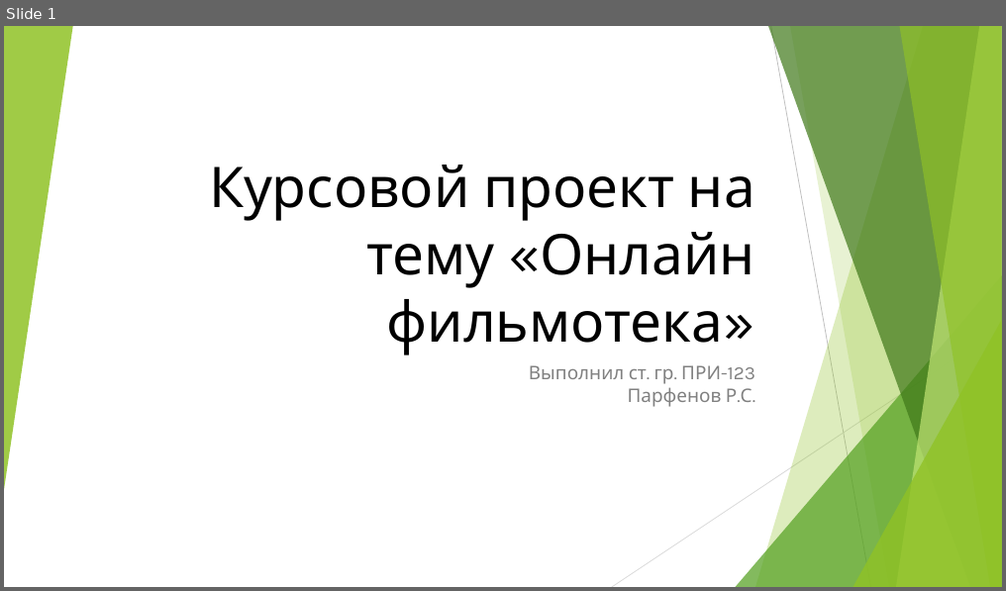
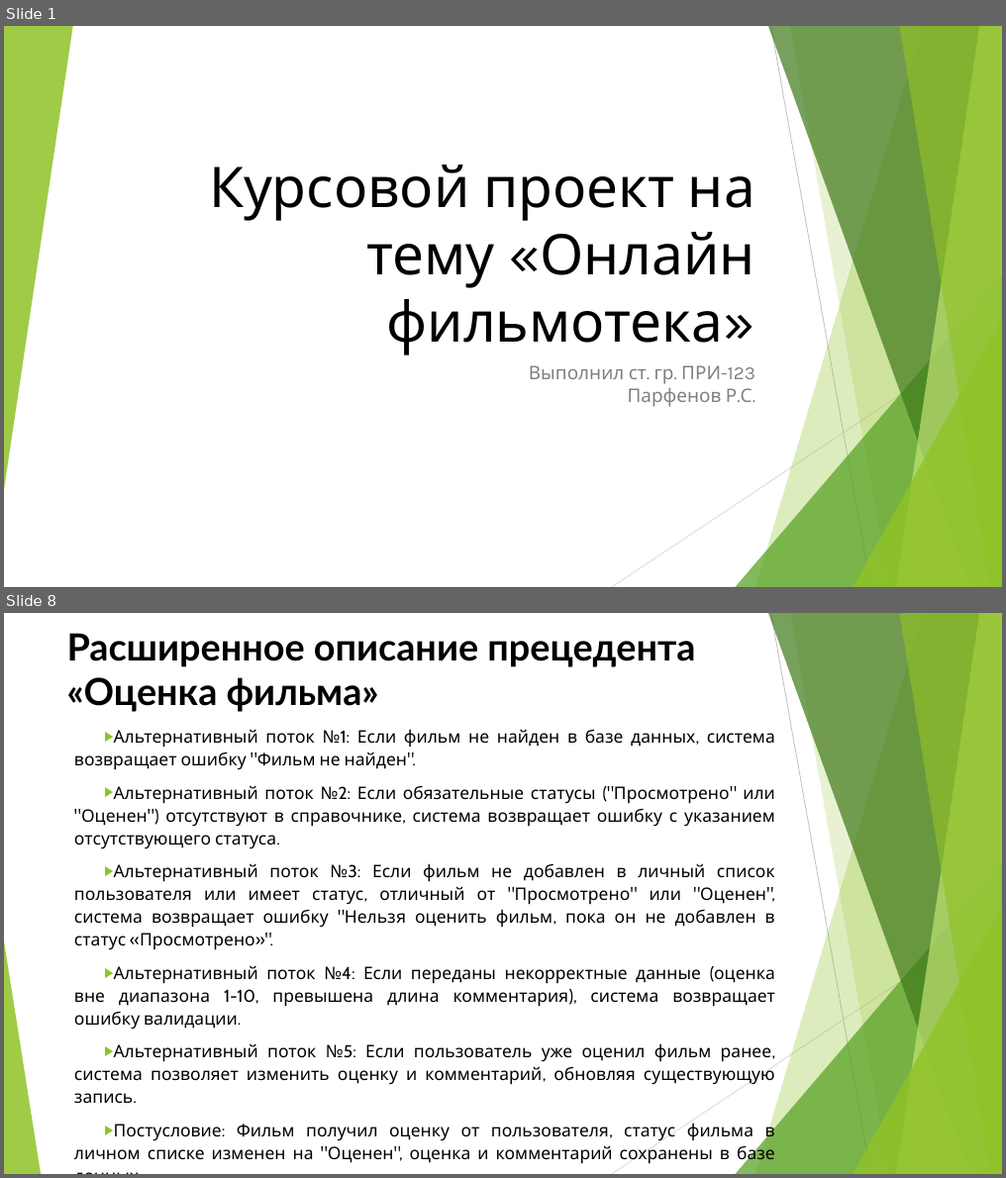
Before and after one commit to r0mbaa/OnlineMovies, a slide deck: Paperworks/Курсовой проект на тему «Онлайн фильмотека».pptx. Shown one above the other, each under a label of ours: slide 1 before the commit, slides 1 and 8 after it; the slides between them are not shown. The pictures are 1006x591 and 1006x1178 pixels, drawn with LibreOffice and Linux fonts; fonts in the diff are those of the drawing. Boxes give left, top, right and bottom in pixels: in the first picture for what was removed or moved away, otherwise in the second. Text is boxed around its words. In the diff, an @@ line names an element or a change of style, - is before the commit and + after.

```diff
--- a/Paperworks/Курсовой проект на тему «Онлайн фильмотека».pptx
+++ b/Paperworks/Курсовой проект на тему «Онлайн фильмотека».pptx
@@ slide 8 added at [4, 613, 1002, 1174], background #FFFFFF; not listed: 9 template elements that a slide beside it also shows @@
@@ title added at [67, 633, 695, 712], 36 pt, text #000000, bold @@
+Расширенное описание прецедента «Оценка фильма»
@@ text added at [74, 729, 775, 1165], 16.6 pt, text #000000 @@
+▶ Альтернативный поток №1: Если фильм не найден в базе данных, система возвращает ошибку "Фильм не найден".
+▶ Альтернативный поток №2: Если обязательные статусы ("Просмотрено" или "Оценен") отсутствуют в справочнике, система возвращает ошибку с указанием отсутствующего статуса.
+▶ Альтернативный поток №3: Если фильм не добавлен в личный список пользователя или имеет статус, отличный от "Просмотрено" или "Оценен", система возвращает ошибку "Нельзя оценить фильм, пока он не добавлен в статус «Просмотрено»".
+▶ Альтернативный поток №4: Если переданы некорректные данные (оценка вне диапазона 1-10, превышена длина комментария), система возвращает ошибку валидации.
+▶ Альтернативный поток №5: Если пользователь уже оценил фильм ранее, система позволяет изменить оценку и комментарий, обновляя существующую запись.
+▶ Постусловие: Фильм получил оценку от пользователя, статус фильма в личном списке изменен на "Оценен", оценка и комментарий сохранены в базе данных.
@@ triangle added at [4, 942, 41, 1174], fill #90C226 at 85% opacity @@
```
Also in this commit, not shown: 3 slides changed, 11 other slides added, 1 other file.
